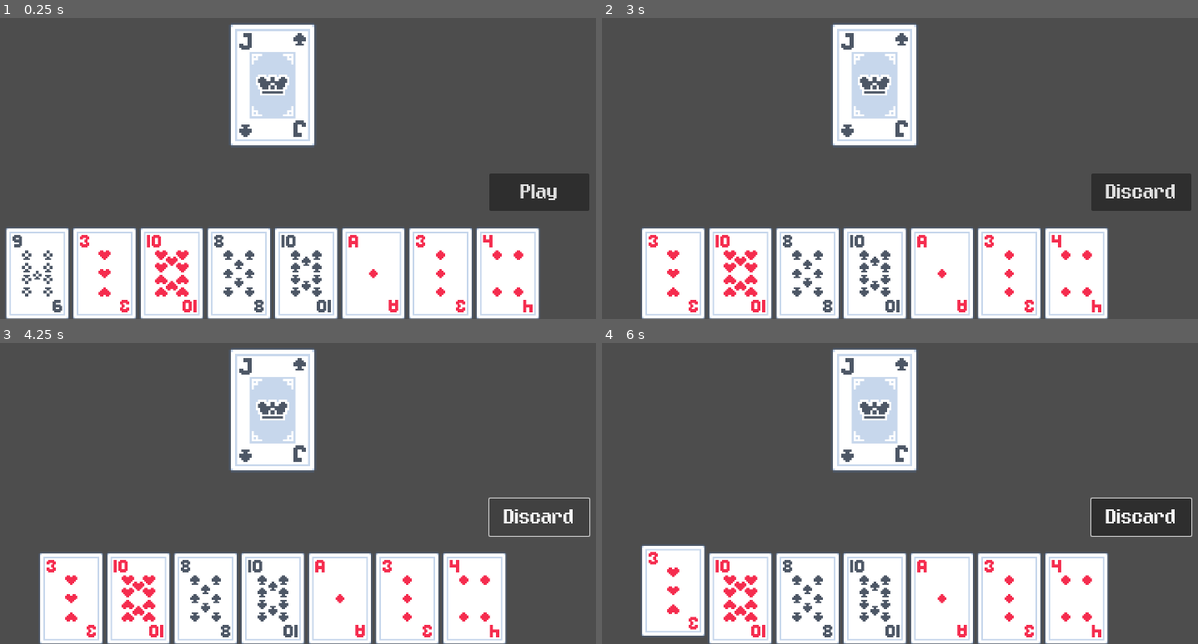
Above: before the commit, frames 1-4 (two rows, left to right).
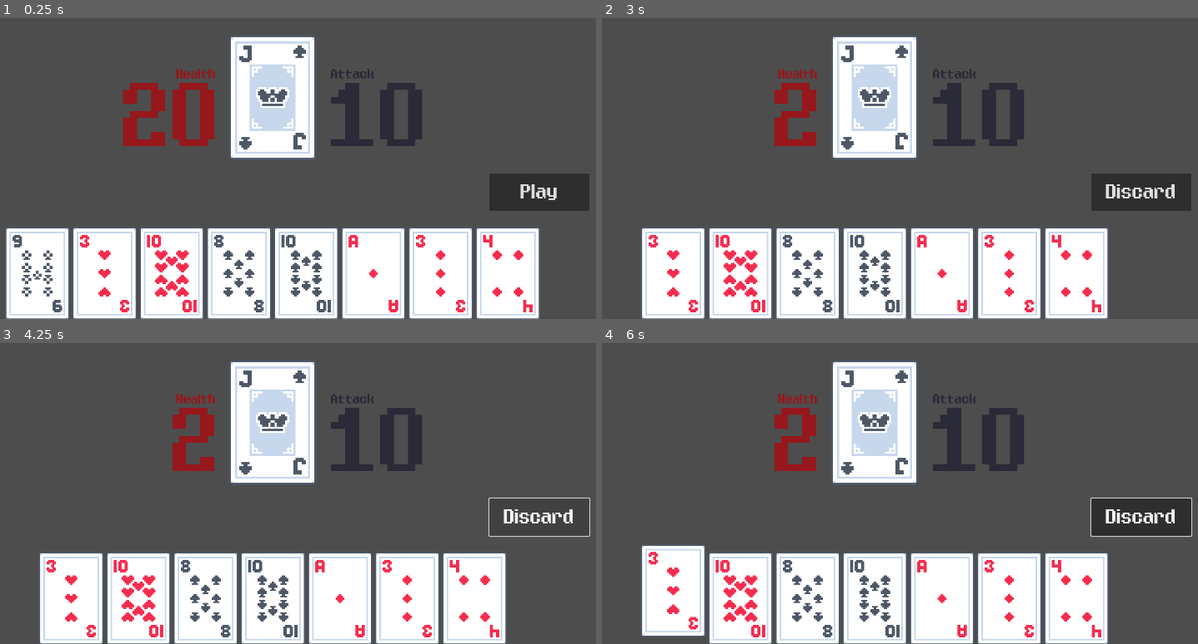
Above: after the commit, the same moments.

Repository: austintian03/regicide-clone
Game: Godot game, scene res://scenes/game.tscn
Two runs of this game, one before a commit and one after it. Both use one fixed random seed, a clock stepped at 60 frames per second and the inputs below.
Inputs (mouse positions are in pixels of both pictures, inside the frame that each line leads up to):
- Up to frame 1 (0.25 s): no input
- Up to frame 2 (3 s): click "Play" at 0.5 s; click "Play" at 1.25 s; click "Play" at 2 s; tap Enter at 2.75 s; move the mouse to (637, 273) at 2.77 s; press the mouse at (637, 273) at 2.78 s
- Up to frame 3 (4.25 s): release the mouse at (35, 598) at 3.5 s; click "Discard" at 3.5 s
- Up to frame 4 (6 s): click "Discard" at 4.25 s; click "Discard" at 5 s; tap Space at 5.75 s; move the mouse to (673, 598) at 5.77 s; right-click (673, 598) at 5.85 s; click (673, 598) at 5.92 s

The runs differ from the first frame. In frame 1, 6.7% of the frame differs, in the area x 20-71%, y 1-47%; in frame 2, 5.7%; in frame 3, 5.7%; in frame 4, 5.7%.

Commit message:
Add boss info labels for health and attack

Diff:
--- a/scenes/game.tscn
+++ b/scenes/game.tscn
@@ -31,8 +31,59 @@
 disabled = true
 text = "Discard"
 
-[node name="BossCard" parent="." instance=ExtResource("3_lnu2h")]
+[node name="BossUI" type="CanvasGroup" parent="."]
+position = Vector2(0, 24)
+
+[node name="BossCard" parent="BossUI" instance=ExtResource("3_lnu2h")]
 position = Vector2(640, 270)
+
+[node name="HealthLabel" type="Label" parent="BossUI"]
+offset_left = 375.0
+offset_top = 194.0
+offset_right = 531.0
+offset_bottom = 257.0
+theme = ExtResource("4_lbhrr")
+theme_override_colors/font_color = Color(0.588235, 0.0901961, 0.109804, 1)
+theme_override_font_sizes/font_size = 20
+text = "Health"
+horizontal_alignment = 2
+vertical_alignment = 1
+
+[node name="HealthText" type="Label" parent="BossUI/HealthLabel"]
+layout_mode = 0
+offset_left = -22.0
+offset_top = 48.0
+offset_right = 104.0
+offset_bottom = 138.0
+scale = Vector2(1.5, 1.5)
+theme_override_colors/font_color = Color(0.588234, 0.0906817, 0.10962, 1)
+theme_override_font_sizes/font_size = 90
+text = "20"
+horizontal_alignment = 2
+vertical_alignment = 1
+
+[node name="AttackLabel" type="Label" parent="BossUI"]
+offset_left = 752.0
+offset_top = 194.0
+offset_right = 908.0
+offset_bottom = 257.0
+theme = ExtResource("4_lbhrr")
+theme_override_colors/font_color = Color(0.163569, 0.163103, 0.21856, 1)
+theme_override_font_sizes/font_size = 20
+text = "Attack"
+vertical_alignment = 1
+
+[node name="AttackText" type="Label" parent="BossUI/AttackLabel"]
+layout_mode = 0
+offset_top = 48.0
+offset_right = 126.0
+offset_bottom = 138.0
+scale = Vector2(1.5, 1.5)
+theme_override_colors/font_color = Color(0.164706, 0.164706, 0.219608, 1)
+theme_override_font_sizes/font_size = 90
+text = "20"
+horizontal_alignment = 1
+vertical_alignment = 1
 
 [connection signal="pressed" from="CanvasLayer/PlayButton" to="CanvasLayer/HandUI" method="_on_play_button_pressed"]
 [connection signal="pressed" from="CanvasLayer/DiscardButton" to="CanvasLayer/HandUI" method="_on_discard_button_pressed"]
--- a/scripts/game.gd
+++ b/scripts/game.gd
@@ -1,9 +1,12 @@
 extends Node2D
 
 @onready var hand: HandUI = $CanvasLayer/HandUI
-@onready var boss_card: BossCard = $BossCard
 @onready var play_button: Button = $CanvasLayer/PlayButton
 @onready var discard_button: Button = $CanvasLayer/DiscardButton
+
+@onready var boss_card: BossCard = $BossUI/BossCard
+@onready var health_text: Label = $BossUI/HealthLabel/HealthText
+@onready var attack_text: Label = $BossUI/AttackLabel/AttackText
 
 # relevant card piles
 var deck := CardPile.new("Deck")
@@ -35,7 +38,7 @@
 
 	# populate enemy pile with the royals
 	populate_enemies()
-	boss_card.set_card(enemies.draw_card())
+	draw_new_royal()
 
 # connected event signals which trigger game effects
 # these signals progress the game state in the order they appear in
@@ -44,6 +47,7 @@
 	resolve_player_turn(played_cards)
 
 func _on_boss_card_damaged(boss_health: int) -> void:
+	health_text.text = str(max(boss_health, 0))
 	print("Resolving boss turn")
 	resolve_boss_turn(boss_health)
 
@@ -89,7 +93,7 @@
 
 	# draw new boss card or win game
 	if !enemies.is_empty():
-		boss_card.set_card(enemies.draw_card())
+		draw_new_royal()
 	else:
 		boss_card.queue_free()
 		print("You win!")
@@ -126,6 +130,7 @@
 		"spades":
 			player_defense += val
 			print("Defense is now ", player_defense)
+			attack_text.text = str(max(boss_card.do_damage() - player_defense, 0))
 
 # utility functions
 func fill_hand(num_cards: int = 8) -> void:
@@ -154,3 +159,8 @@
 	for r in ROYALS:
 		populate(temp_pile, [r])
 		enemies.add_cards(temp_pile.draw_cards(temp_pile.get_size()))
+
+func draw_new_royal() -> void:
+	boss_card.set_card(enemies.draw_card())
+	health_text.text = str(boss_card.health)
+	attack_text.text = str(boss_card.do_damage())
